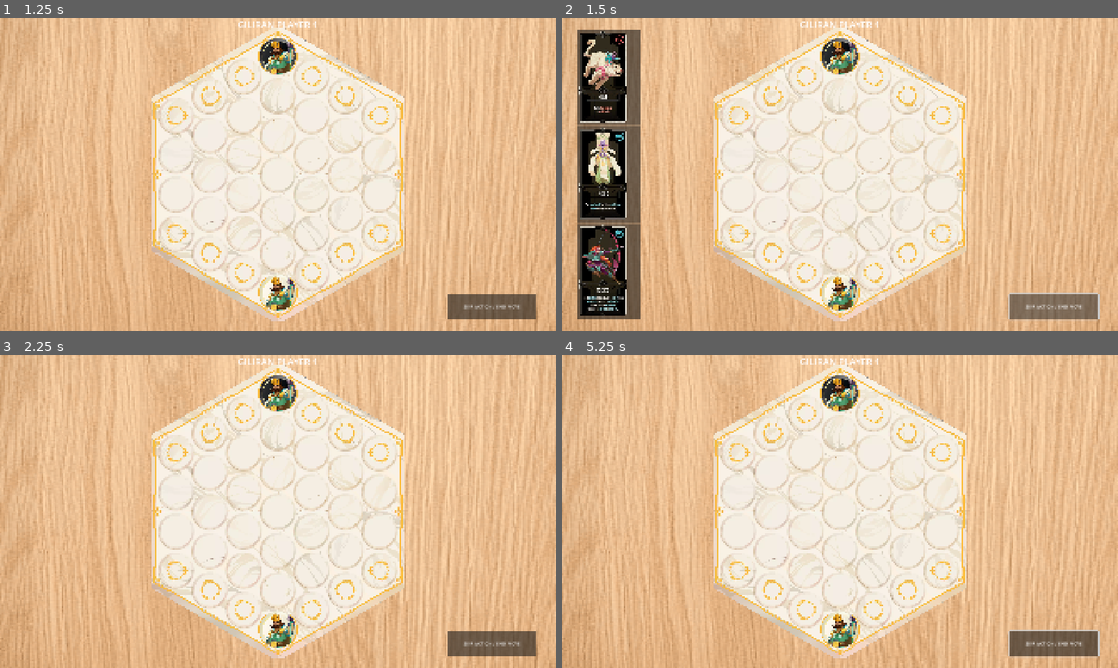
Above: before the commit, frames 1-4 (two rows, left to right).
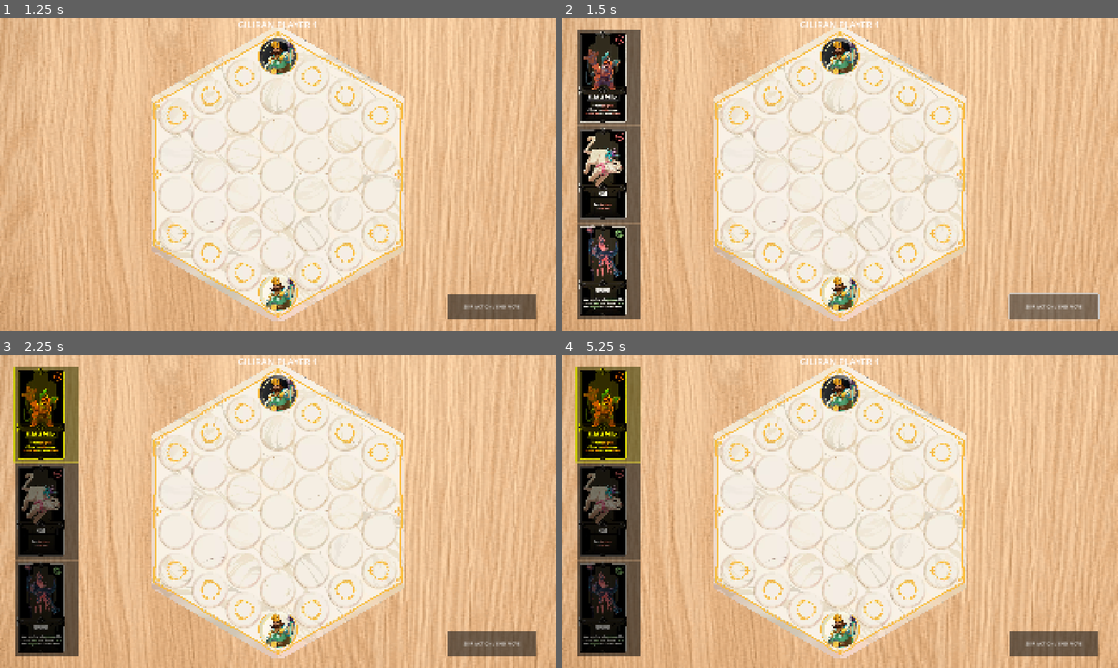
Above: after the commit, the same moments.

Repository: jecongg/proyek-ai
Game: Godot game, scene res://MainMenu.tscn
The game is run twice, just before and just after one commit, with the same random seed, the same clock (stepped at 60 frames per second) and the same inputs.
Inputs (mouse positions are in pixels of both pictures, inside the frame that each line leads up to):
- Up to frame 1 (1.25 s): click "Play" at 0.5 s
- Up to frame 2 (1.5 s): click "SKIP ACTION / END MOVE" at 1.25 s
- Up to frame 3 (2.25 s): click (44, 414) at 2 s
- Up to frame 4 (5.25 s): click (606, 511) at 2.77 s; click (606, 608) at 3.52 s; click "SKIP ACTION / END MOVE" at 4.25 s; click (606, 414) at 5.02 s

Frame 1 is identical in both runs. In frame 2, 2.6% of the frame differs, in the area x 3-12%, y 6-95%; in frame 3, 11%; in frame 4, 11%, in the area x 2-97%, y 3-97%.

Commit message:
Add characters and adjust card deck

Diff:
--- a/AIBrain.gd
+++ b/AIBrain.gd
@@ -152,28 +152,17 @@
 
 func _get_all_possible_moves(board: Dictionary, player_id: int) -> Array:
 	var moves = []
-	# Struktur Move: { "from": Vector2i, "to": Vector2i }
-
 	for coord in board:
 		var unit = board[coord]
 		if unit.owner_id == player_id and not unit.has_moved:
-			# Gunakan logic get_valid_moves dari CharacterData
-			# TAPI kita harus passing 'board' virtual kita
-			# Karena get_valid_moves bawaan mungkin crash kalau board isinya bukan Node
-			# Jadi kita harus pastikan CharacterData cukup robust atau kita tiru logicnya.
-
-			# PENTING: CharacterData.get_valid_moves kamu mengakses 'board_state'
-			# Pastikan logic di CharacterData tidak mengakses properti Node spesifik (seperti position, sprite, dll)
-			# Hanya akses .data, .owner_id, dll.
-
-			var raw_moves = unit.data.get_valid_moves(board, coord)
+
+			# --- PERBAIKAN DI SINI ---
+			# Kirim 'unit.owner_id' (atau player_id) ke fungsi ini
+			var raw_moves = unit.data.get_valid_moves(board, coord, unit.owner_id)
 
 			for target in raw_moves:
-				# Validasi dasar (apakah target ada di grid dan kosong?)
-				# Kita asumsikan GridManager.valid_tiles statis, bisa diakses
 				if grid_manager.valid_tiles.has(target) and not board.has(target):
 					moves.append({ "from": coord, "to": target })
-
 	return moves
 
 func _apply_move(board: Dictionary, move: Dictionary) -> Dictionary:
--- a/CardDB.gd
+++ b/CardDB.gd
@@ -11,7 +11,17 @@
 	"ASSASSIN": AssassinData,
 	"ARCHER": ArcherData,
 	"ROYAL_GUARD": RoyalGuardData,
-	"VIZIER": VizierData
+	"VIZIER": VizierData,
+	"WANDERER": WandererData,
+	"BREWMASTER": BrewmasterData,
+	"BRUISER": BruiserData,
+	"CLAW_LAUNCHER": ClawLauncherData,
+	"ILLUSIONIST": IllusionistData,
+	"MANIPULATOR": ManipulatorData,
+	"JAILER": JailerData,
+	"PROTECTOR": ProtectorData,
+	"NEMESIS": NemesisData,
+	"HERMIT": HermitData
 }
 
 # --- DECK MANAGEMENT ---
@@ -47,11 +57,28 @@
 		return market_cards[index]
 	return "" # Kosong/Habis
 
+# Di dalam CardDB.gd
+
 static func pick_card_from_market(index: int) -> String:
 	if index < 0 or index >= market_cards.size(): return ""
 
-	var picked_id = market_cards.pop_at(index) # Ambil kartu
-	refill_market() # Langsung isi penggantinya
+	var picked_id = market_cards[index]
+
+	# --- HAPUS BAGIAN INI (Kommentari atau Delete) ---
+	# if picked_id != "LEADER":
+	# 	taken_units.append(picked_id)
+	# -------------------------------------------------
+	# Alasannya: Biar GridManager yang nandain taken saat spawn.
+	# Kalau ditandain di sini, GridManager bakal ditolak saat minta data.
+
+	# GANTI SLOT DENGAN KARTU BARU
+	if available_deck.size() > 0:
+		var new_card = available_deck.pop_front()
+		market_cards[index] = new_card
+		print("Slot ", index, " diganti dengan ", new_card)
+	else:
+		market_cards[index] = ""
+
 	return picked_id
 
 # --- FUNGSI 3: SPAWN DATA (Yang tadi Error) ---
--- a/GameManager.gd
+++ b/GameManager.gd
@@ -6,11 +6,12 @@
 var current_turn = 1
 var p2_first_turn_bonus = true
 var recruits_remaining = 0
+var selected_card_index : int = -1
 var selected_card_id = ""
 
 @onready var grid = $"../Board"
 @export var recruit_ui : Control
-@onready var info_label = $"../UILayer/InfoLabel" # Referensi ke Label Baru
+@onready var info_label = $"../UILayer/InfoLabel"
 var ai_brain : AIBrain
 
 func _ready():
@@ -26,75 +27,44 @@
 	grid.spawn_unit_by_id("LEADER", grid.p2_leader_start, 2)
 	start_turn(1)
 
-#func start_turn(player_id):
-	#current_turn = player_id
-	#current_state = State.ACTION_PHASE
-	#
-	## --- UPDATE UI TEKS ---
-	#info_label.text = "GILIRAN PLAYER " + str(current_turn) + "\n(Pilih Unit untuk Gerak atau SKIP)"
-	#if current_turn == 1:
-		#info_label.modulate = Color.WHITE
-	#else:
-		#info_label.modulate = Color(1, 0.5, 0.5) # Merah muda buat P2
-	#
-	## --- RESET SEMUA UNIT DI PAPAN ---
-	## Supaya unit player ini bisa gerak lagi
-	#for unit in grid.units_on_board.values():
-		#if unit.owner_id == current_turn:
-			#unit.reset_turn_state() # Balikin warna jadi cerah
-	#
-	#print("Giliran Player ", current_turn, " Dimulai.")
-
 func start_turn(player_id):
 	current_turn = player_id
 	current_state = State.ACTION_PHASE
 
-	# ... Kode UI Label ...
 	info_label.text = "GILIRAN PLAYER " + str(current_turn)
 
-	# Reset unit
+	# Reset unit state (warna)
 	for unit in grid.units_on_board.values():
 		if unit.owner_id == current_turn:
 			unit.reset_turn_state()
 
 	print("Giliran Player ", current_turn, " Dimulai.")
 
-	# --- INTEGRASI AI ---
-	if current_turn == 2: # Jika giliran AI (Player 2)
+	if current_turn == 2: # AI
 		info_label.text += " (AI SEDANG BERPIKIR...)"
-
-		# Beri jeda sedikit biar tidak kaget
 		await get_tree().create_timer(1.0).timeout
 		perform_ai_action_phase()
 
 func perform_ai_action_phase():
-	# Minta otak AI mencari langkah terbaik
 	var best_move = ai_brain.get_best_move(grid.units_on_board, current_turn)
-
 	if best_move != null:
 		print("AI Memilih Gerak: ", best_move["from"], " -> ", best_move["to"])
 		grid.execute_move(best_move["from"], best_move["to"])
-		# on_action_performed akan dipanggil oleh GridManager setelah gerak
 	else:
-		print("AI tidak menemukan langkah bagus. Skip.")
+		print("AI Skip Action.")
 		skip_action_phase()
 
-# Callback baru dari GridManager setelah unit bergerak
 func on_action_performed():
-	# Setelah gerak, AI biasanya langsung selesai Action Phase (karena 1 turn 1 move di rule dasar?)
-	# Atau jika unit masih bisa gerak (rule khusus), bisa logic lain.
-	# Untuk sekarang, kita anggap setelah gerak langsung ke Recruit.
+	await get_tree().create_timer(0.6).timeout
+	if current_turn == 2:
+		skip_action_phase()
 
-	# Tunggu animasi selesai
-	await get_tree().create_timer(0.6).timeout
+# --- RECRUITMENT ---
+func skip_action_phase():
+	print("Action selesai/di-skip. Masuk Fase Recruit.")
+	start_recruit_phase()
 
-	if current_turn == 2:
-		skip_action_phase() # AI lanjut ke Recruit Phase
-
-# --- RECRUITMENT AI (Simple Greedy) ---
-# AI Recruit Phase Logic
 func start_recruit_phase():
-	# ... (Kode cek unit penuh sama seperti player) ...
 	if count_units(current_turn) >= 5:
 		end_turn()
 		return
@@ -107,22 +77,76 @@
 	if current_turn == 1:
 		open_recruit_ui()
 	else:
-		# AI Logic untuk Recruit
 		do_ai_recruit()
 
+func open_recruit_ui():
+	current_state = State.RECRUIT_SELECT
+	recruit_ui.show_market()
+	print("Silakan pilih kartu...")
+
+# PILIH KARTU (PLAYER)
+func _on_card_picked_from_ui(index):
+	selected_card_index = index
+	# Preview ID kartu (tanpa menghapusnya dari market dulu)
+	selected_card_id = CardDB.get_market_card_id(index)
+	current_state = State.RECRUIT_PLACE
+
+	grid.highlight_spawn_zones(current_turn, true)
+	recruit_ui.highlight_selected_card(index)
+	print("Kartu terpilih: ", selected_card_id)
+
+# TARUH KARTU (PLAYER)
+func try_place_recruit(coords: Vector2i):
+	if current_state != State.RECRUIT_PLACE: return
+
+	if grid.units_on_board.has(coords):
+		print("Tile penuh!")
+		return
+	if not grid.is_spawn_zone(coords, current_turn):
+		print("Bukan Zona Spawn Anda!")
+		return
+
+	# 1. PICK SEKARANG (Hapus dari market & Ganti baru)
+	# Karena CardDB sudah diperbaiki, dia TIDAK akan menandai taken dulu.
+	var final_card_id = CardDB.pick_card_from_market(selected_card_index)
+
+	if final_card_id == "": return
+
+	# 2. SPAWN (GridManager akan menandai taken)
+	grid.spawn_unit_by_id(final_card_id, coords, current_turn)
+	grid.highlight_spawn_zones(current_turn, false)
+
+	# 3. UPDATE UI
+	recruit_ui.update_visuals()
+
+	recruits_remaining -= 1
+	selected_card_index = -1
+	selected_card_id = ""
+
+	if recruits_remaining > 0:
+		if count_units(current_turn) >= 5:
+			end_turn()
+		else:
+			print("Masih ada jatah rekrut!")
+			current_state = State.RECRUIT_SELECT
+			recruit_ui.update_visuals()
+	else:
+		end_turn()
+
+# AI RECRUIT
 func do_ai_recruit():
+	recruit_ui.show_market()
 	await get_tree().create_timer(0.5).timeout
 
-	# AI Loop Recruit
 	while recruits_remaining > 0:
-		# 1. Pilih Kartu Terbaik (Greedy: Ambil yang cost-nya paling mahal/kuat)
 		var best_idx = -1
 		var best_cost = -1
 
-		for i in range(CardDB.market_cards.size()):
-			var card_id = CardDB.market_cards[i]
+		# AI Pilih Kartu Termahal
+		for i in range(3): # Hardcode 3 slot
+			var card_id = CardDB.get_market_card_id(i) # Pake get, jangan market_cards langsung
 			if card_id == "": continue
-			# Kita butuh data dummy untuk cek cost
+
 			if CardDB.library.has(card_id):
 				var d = CardDB.library[card_id].new()
 				if d.cost > best_cost:
@@ -130,105 +154,33 @@
 					best_idx = i
 
 		if best_idx != -1:
+			recruit_ui.highlight_selected_card(best_idx)
+			await get_tree().create_timer(1.0).timeout
+
 			var card_id = CardDB.pick_card_from_market(best_idx)
 			print("AI Membeli Unit: ", card_id)
 
-			# 2. Pilih Posisi Spawn Terbaik
-			# (Greedy: Pilih spawn zone yang paling dekat ke musuh atau paling aman)
 			var spawn_pos = Vector2i(999, 999)
-
 			for zone in grid.p2_spawn_zones:
 				if not grid.units_on_board.has(zone):
 					spawn_pos = zone
-					break # Ambil spawn zone kosong pertama ketemu
+					break
 
 			if spawn_pos != Vector2i(999, 999):
 				grid.spawn_unit_by_id(card_id, spawn_pos, 2)
-			else:
-				print("AI tidak punya tempat spawn!")
+				recruit_ui.update_visuals()
 
 		recruits_remaining -= 1
 		await get_tree().create_timer(0.5).timeout
 
 	end_turn()
 
-# Dipanggil oleh tombol SKIP atau setelah Unit bergerak
-func skip_action_phase():
-	print("Action selesai/di-skip. Masuk Fase Recruit.")
-	start_recruit_phase()
-
-# --- LOGIKA RECRUITMENT ---
-#func start_recruit_phase():
-	## 1. Cek apakah tim sudah penuh (5 orang)?
-	#var my_unit_count = count_units(current_turn)
-	#if my_unit_count >= 5:
-		#print("Tim Penuh (5 Unit). Skip Recruit.")
-		#end_turn()
-		#return
-#
-	## 2. Tentukan jatah rekrut
-	#recruits_remaining = 1
-	#
-	## ATURAN KHUSUS: Player 2 di Turn pertamanya dapat 2 kartu
-	#if current_turn == 2 and p2_first_turn_bonus:
-		#recruits_remaining = 2
-		#p2_first_turn_bonus = false # Bonus hangus setelah dipakai
-		#print("BONUS P2: Dapat rekrut 2 kartu!")
-	#
-	#open_recruit_ui()
-
-func open_recruit_ui():
-	current_state = State.RECRUIT_SELECT
-	recruit_ui.show_market()
-	print("Silakan pilih kartu...")
-
-# Sinyal dari UI
-func _on_card_picked_from_ui(index):
-	selected_card_id = CardDB.pick_card_from_market(index)
-	current_state = State.RECRUIT_PLACE
-
-	# Highlight zona spawn agar pemain tahu mau taruh di mana
-	grid.highlight_spawn_zones(current_turn, true)
-	print("Letakkan ", selected_card_id, " di Zona Spawn Anda.")
-
-# Dipanggil dari GridManager saat klik Tile
-func try_place_recruit(coords: Vector2i):
-	if current_state != State.RECRUIT_PLACE: return
-
-	# Cek 1: Apakah tile kosong?
-	if grid.units_on_board.has(coords):
-		print("Tile sudah terisi!")
-		return
-
-	# Cek 2: Apakah tile adalah Zona Spawn pemain ini?
-	if not grid.is_spawn_zone(coords, current_turn):
-		print("Bukan Zona Spawn Anda!")
-		return
-
-	# LAKUKAN SPAWN
-	grid.spawn_unit_by_id(selected_card_id, coords, current_turn)
-	grid.highlight_spawn_zones(current_turn, false) # Matikan highlight
-
-	# Kurangi jatah
-	recruits_remaining -= 1
-
-	# Cek apakah harus rekrut lagi? (Kasus P2 Bonus)
-	if recruits_remaining > 0:
-		# Cek lagi kalau-kalau tim tiba-tiba penuh (case rare)
-		if count_units(current_turn) >= 5:
-			end_turn()
-		else:
-			print("Masih ada jatah rekrut 1 lagi!")
-			open_recruit_ui() # Buka pasar lagi
-	else:
-		end_turn()
-
 func end_turn():
+	recruit_ui.close_market()
 	var next_p = 1
 	if current_turn == 1: next_p = 2
 	start_turn(next_p)
 
-# Helper hitung jumlah pasukan
 func count_units(player_id) -> int:
 	var count = 0
 	for unit in grid.units_on_board.values():
--- a/GridManager.gd
+++ b/GridManager.gd
@@ -124,16 +124,17 @@
 	print("Unit terpilih: ", unit.data.display_name)
 	selected_unit_coord = coord
 
-	# Minta data langkah valid dari logic CharacterData
-	var raw_moves = unit.data.get_valid_moves(units_on_board, coord)
-
-	# Filter: Pastikan target ada di dalam papan (Valid Tiles) dan KOSONG
+	# --- PERBAIKAN DI SINI ---
+	# Kirim 'unit.owner_id' sebagai parameter ke-3
+	var raw_moves = unit.data.get_valid_moves(units_on_board, coord, unit.owner_id)
+
+	# Filter visual (Cek apakah target ada di peta valid)
 	valid_moves_current.clear()
 	for m in raw_moves:
 		if valid_tiles.has(m) and not units_on_board.has(m):
 			valid_moves_current.append(m)
 
-	queue_redraw() # Update gambar
+	queue_redraw()
 
 func deselect_unit():
 	selected_unit_coord = Vector2i(999, 999)
--- a/RecruitUI.gd
+++ b/RecruitUI.gd
@@ -2,46 +2,43 @@
 
 signal card_selected(index)
 
-# HAPUS referensi deck_image
 @onready var buttons = [
 	$LeftContainer/VBoxContainer/Card1,
 	$LeftContainer/VBoxContainer/Card2,
 	$LeftContainer/VBoxContainer/Card3
 ]
 
-# Load Texture Kartu
 var card_texture = preload("res://assets/images/cards.png")
-
-# Setting Frame
 const HFRAMES = 9
 const VFRAMES = 3
 
 func _ready():
-	# Setup tombol
 	for i in range(3):
 		buttons[i].pressed.connect(_on_card_clicked.bind(i))
 		buttons[i].text = ""
 		buttons[i].expand_icon = true
-
-		# Opsional: Pastikan ukuran tombol konsisten
-		# buttons[i].custom_minimum_size = Vector2(200, 300)
-
-	# KODE SET DECK IMAGE DIHAPUS DI SINI
-
 	hide()
 
 func show_market():
 	update_visuals()
 	show()
 
+func close_market():
+	hide()
+
 func update_visuals():
-	# Hitung ukuran frame otomatis
+	# Reset warna tombol jadi normal
+	for btn in buttons:
+		btn.modulate = Color.WHITE
+
 	var tex_w = card_texture.get_width()
 	var tex_h = card_texture.get_height()
 	var frame_w = tex_w / HFRAMES
 	var frame_h = tex_h / VFRAMES
 
 	for i in range(3):
+		buttons[i].modulate = Color.WHITE
+
 		var unit_id = CardDB.get_market_card_id(i)
 
 		if unit_id == "":
@@ -50,25 +47,30 @@
 			buttons[i].modulate = Color(0.5, 0.5, 0.5, 0.5)
 		else:
 			buttons[i].disabled = false
+			# Pastikan modulate putih bersih (kecuali sedang disable)
 			buttons[i].modulate = Color.WHITE
 
 			if CardDB.library.has(unit_id):
 				var dummy_data = CardDB.library[unit_id].new()
-
-				# --- LANGSUNG PAKAI X DAN Y ---
 				var col = dummy_data.card_x
 				var row = dummy_data.card_y
 
 				var atlas = AtlasTexture.new()
 				atlas.atlas = card_texture
-
-				# RUMUSNYA JADI SEDERHANA:
-				# (Kolom * Lebar, Baris * Tinggi, Lebar, Tinggi)
 				atlas.region = Rect2(col * frame_w, row * frame_h, frame_w, frame_h)
 
 				buttons[i].icon = atlas
 				dummy_data = null
 
 func _on_card_clicked(index):
+	# Panggil fungsi highlight visual
+	highlight_selected_card(index)
 	emit_signal("card_selected", index)
-	hide()
+
+# FUNGSI BARU: VISUALISASI KARTU TERPILIH
+func highlight_selected_card(index):
+	for i in range(3):
+		if i == index:
+			buttons[i].modulate = Color(1, 1, 0) # Jadi Kuning (Terpilih)
+		else:
+			buttons[i].modulate = Color(0.5, 0.5, 0.5) # Jadi Gelap (Tidak terpilih)
--- a/characters/AcrobatData.gd
+++ b/characters/AcrobatData.gd
@@ -10,7 +10,7 @@
 	card_y = 0
 	cost = 2
 
-func get_valid_moves(board_state: Dictionary, current_pos: Vector2i) -> Array:
+func get_valid_moves(board_state: Dictionary, current_pos: Vector2i, my_owner_id: int) -> Array:
 	var moves = []
 
 	# PENTING: Ambil arah dari GridManager yang sudah dikoreksi
--- /dev/null
+++ b/characters/BrewmasterData.gd
@@ -0,0 +1,11 @@
+extends CharacterData
+class_name BrewmasterData
+
+func _init():
+	id = "BREWMASTER"
+	display_name = "Brewmaster"
+	description = "Memindahkan teman di sebelah sebanyak 1 langkah."
+	sprite_column = 13
+	card_x = 1
+	card_y = 0
+	cost = 1
--- /dev/null
+++ b/characters/BruiserData.gd
@@ -0,0 +1,11 @@
+extends CharacterData
+class_name BruiserData
+
+func _init():
+	id = "BRUISER"
+	display_name = "Bruiser"
+	description = "Mendorong musuh di sebelah."
+	sprite_column = 5
+	card_x = 3
+	card_y = 0
+	cost = 1
--- a/characters/CharacterData.gd
+++ b/characters/CharacterData.gd
@@ -16,12 +16,10 @@
 var is_jailer : bool = false   # Memblokir skill musuh sebelah
 var is_protector : bool = false # Tidak bisa didorong/ditarik
 var grants_extra_move_to_leader : bool = false # Efek Vizier
+var can_capture_leader : bool = true # Default TRUE, nanti CUB kita set FALSE
 
 # --- FUNGSI VIRTUAL ---
-func get_valid_moves(board_state: Dictionary, current_pos: Vector2i) -> Array:
-	# Default Gerakan: 1 Langkah ke tetangga (Move to adjacent empty space)
-	# Sesuai Rulebook Hal 4: "Action Phase: Move to adjacent OR Use Ability"
-
+func get_valid_moves(board_state: Dictionary, current_pos: Vector2i, my_owner_id: int) -> Array:
 	var moves = []
 	var directions = [
 		Vector2i(0, -1), Vector2i(1, -2), Vector2i(1, -1),
@@ -30,8 +28,7 @@
 
 	for dir in directions:
 		var target = current_pos + dir
-		# Validasi dasar: Hanya bisa gerak ke tile kosong
-		# (Nanti divalidasi lagi di GridManager apakah tile itu valid/ada di map)
+		# Validasi standar (hanya cek kosong)
 		if not board_state.has(target):
 			moves.append(target)
 
--- /dev/null
+++ b/characters/ClawLauncherData.gd
@@ -0,0 +1,11 @@
+extends CharacterData
+class_name ClawLauncherData
+
+func _init():
+	id = "CLAW_LAUNCHER"
+	display_name = "Claw Launcher"
+	description = "Menarik musuh atau bergerak ke arah mereka."
+	sprite_column = 17
+	card_x = 6
+	card_y = 0
+	cost = 1
--- /dev/null
+++ b/characters/CubData.gd
@@ -0,0 +1,13 @@
+extends CharacterData
+class_name CubData
+
+func _init():
+	id = "CUB"
+	display_name = "The Cub"
+	description = "Hewan peliharaan Hermit. Tidak bisa capture Leader."
+	sprite_column = 12
+	card_x = 0
+	card_y = 0
+	cost = 0
+
+	can_capture_leader = false # Flag Khusus
--- /dev/null
+++ b/characters/HermitData.gd
@@ -0,0 +1,11 @@
+extends CharacterData
+class_name HermitData
+
+func _init():
+	id = "HERMIT"
+	display_name = "Hermit & Cub"
+	description = "Satu paket dengan The Cub."
+	sprite_column = 11
+	card_x = 6
+	card_y = 1
+	cost = 3 # Mahal karena dapat 2 unit
--- /dev/null
+++ b/characters/IllusionistData.gd
@@ -0,0 +1,11 @@
+extends CharacterData
+class_name IllusionistData
+
+func _init():
+	id = "ILLUSIONIST"
+	display_name = "Illusionist"
+	description = "Bertukar tempat dengan unit lain (teman/musuh)."
+	sprite_column = 19
+	card_x = 5
+	card_y = 0
+	cost = 1
--- /dev/null
+++ b/characters/JailerData.gd
@@ -0,0 +1,13 @@
+extends CharacterData
+class_name JailerData
+
+func _init():
+	id = "JAILER"
+	display_name = "Jailer"
+	description = "Musuh di sebelah tidak bisa pakai Skill."
+	sprite_column = 6
+	card_x = 2
+	card_y = 1
+	cost = 2
+
+	is_jailer = true # Flag Pasif
--- a/characters/LeaderData.gd
+++ b/characters/LeaderData.gd
@@ -12,7 +12,7 @@
 
 	cost = 0 # Leader biasanya gratis/awal
 
-func get_valid_moves(board_state: Dictionary, current_pos: Vector2i) -> Array:
+func get_valid_moves(board_state: Dictionary, current_pos: Vector2i, my_owner_id: int) -> Array:
 	var moves = []
 
 	# GUNAKAN ARAH SKEWED HASIL RISET KAMU
--- /dev/null
+++ b/characters/ManipulatorData.gd
@@ -0,0 +1,11 @@
+extends CharacterData
+class_name ManipulatorData
+
+func _init():
+	id = "MANIPULATOR"
+	display_name = "Manipulator"
+	description = "Mengendalikan gerak musuh dari jauh."
+	sprite_column = 18
+	card_x = 7
+	card_y = 0
+	cost = 1
--- /dev/null
+++ b/characters/NemesisData.gd
@@ -0,0 +1,15 @@
+extends CharacterData
+class_name NemesisData
+
+func _init():
+	id = "NEMESIS"
+	display_name = "Nemesis"
+	description = "Mengejar Leader musuh secara otomatis (Pasif)."
+	sprite_column = 3
+	card_x = 5
+	card_y = 1
+	cost = 3
+
+# Override supaya TIDAK BISA GERAK MANUAL
+func get_valid_moves(board_state: Dictionary, current_pos: Vector2i, my_owner_id: int) -> Array:
+	return []
--- /dev/null
+++ b/characters/ProtectorData.gd
@@ -0,0 +1,13 @@
+extends CharacterData
+class_name ProtectorData
+
+func _init():
+	id = "PROTECTOR"
+	display_name = "Protector"
+	description = "Tidak bisa digeser oleh musuh."
+	sprite_column = 14
+	card_x = 3
+	card_y = 1
+	cost = 2
+
+	is_protector = true # Flag Pasif
--- a/characters/RiderData.gd
+++ b/characters/RiderData.gd
@@ -11,7 +11,7 @@
 	card_y = 0
 	cost = 1
 
-func get_valid_moves(board_state: Dictionary, current_pos: Vector2i) -> Array:
+func get_valid_moves(board_state: Dictionary, current_pos: Vector2i, my_owner_id: int) -> Array:
 	var moves = []
 	var directions = [
 		Vector2i(0, -1), Vector2i(1, -2), Vector2i(1, -1),
--- a/characters/RoyalGuardData.gd
+++ b/characters/RoyalGuardData.gd
@@ -11,7 +11,7 @@
 	card_y = 0
 	cost = 1
 
-func get_valid_moves(board_state: Dictionary, current_pos: Vector2i) -> Array:
+func get_valid_moves(board_state: Dictionary, current_pos: Vector2i, my_owner_id: int) -> Array:
 	var moves = []
 	var directions = [
 		Vector2i(0, -1), Vector2i(1, -2), Vector2i(1, -1),
@@ -27,7 +27,7 @@
 		var unit = board_state[coord]
 		# Kita butuh check owner_id di sini, tapi Resource gak tau owner_id unit ini siapa
 		# Nanti kita harus passing owner_id ke fungsi ini
-		if unit.data.id == "LEADER":
+		if unit.data.id == "LEADER" and unit.owner_id == my_owner_id:
 			# if unit.owner_id == my_owner_id: (Logic ini harus ditambah di GridManager)
 			my_leader_pos = coord
 			found = true
--- a/characters/WandererData.gd
+++ b/characters/WandererData.gd
@@ -11,7 +11,7 @@
 	card_y = 0
 	cost = 1
 
-func get_valid_moves(board_state: Dictionary, current_pos: Vector2i) -> Array:
+func get_valid_moves(board_state: Dictionary, current_pos: Vector2i, my_owner_id: int) -> Array:
 	var moves = []
 	var directions = [
 		Vector2i(0, -1), Vector2i(1, -2), Vector2i(1, -1),
Not shown, added: characters/BrewmasterData.gd.uid
Not shown, added: characters/BruiserData.gd.uid
Not shown, added: characters/ClawLauncherData.gd.uid
Not shown, added: characters/CubData.gd.uid
Not shown, added: characters/HermitData.gd.uid
Not shown, added: characters/IllusionistData.gd.uid
Not shown, added: characters/JailerData.gd.uid
Not shown, added: characters/ManipulatorData.gd.uid
Not shown, added: characters/NemesisData.gd.uid
Not shown, added: characters/ProtectorData.gd.uid
